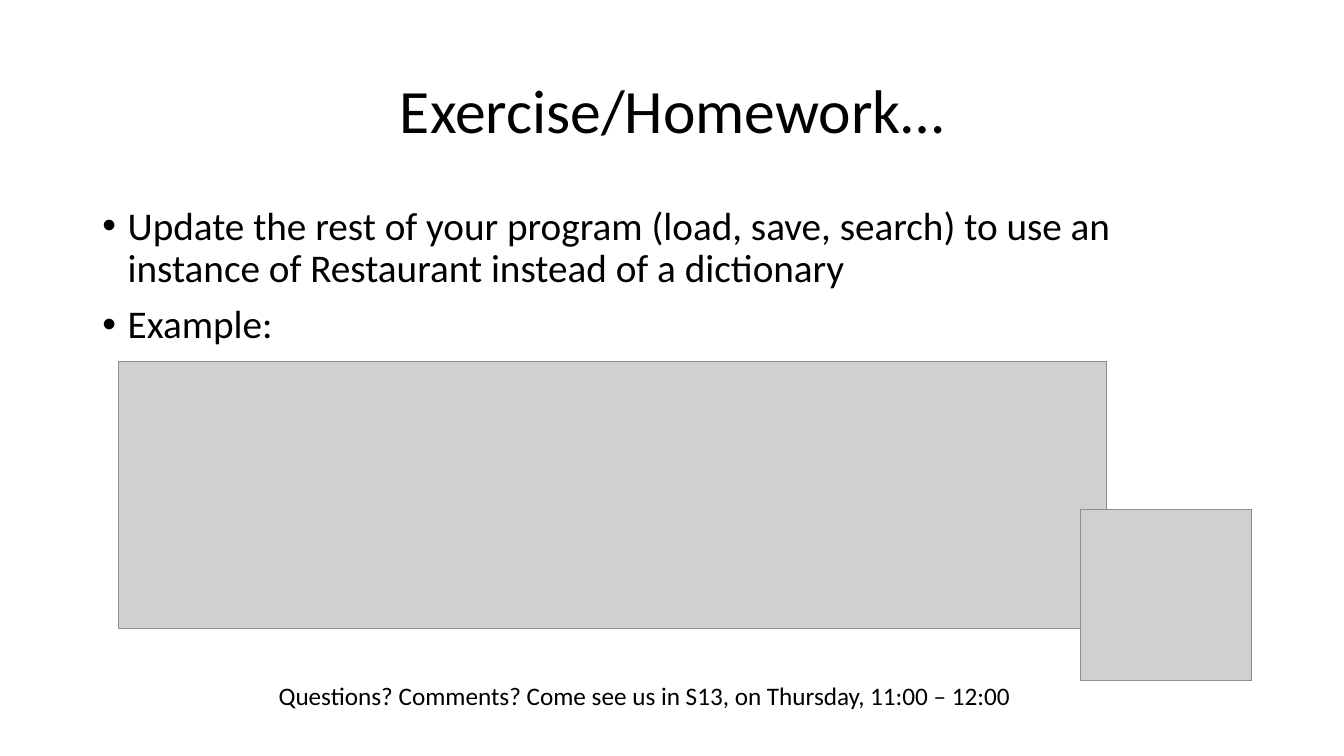
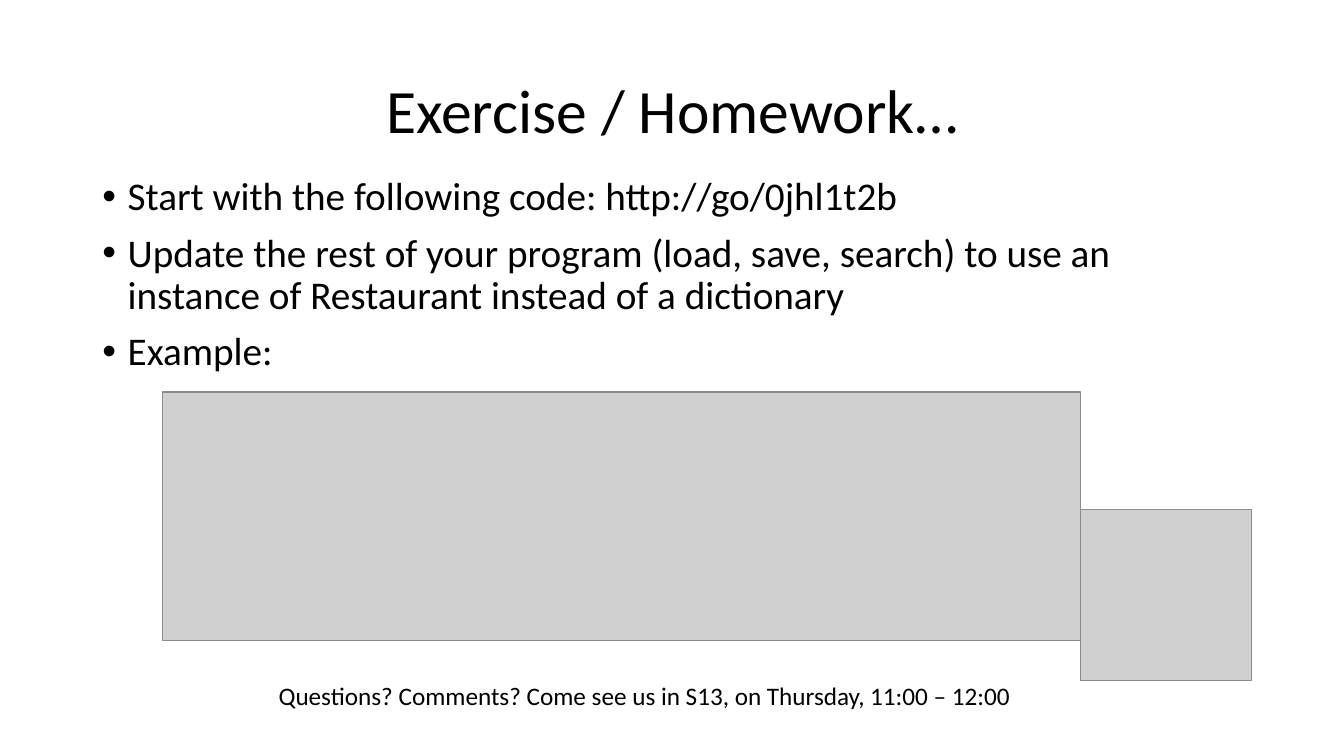
Before and after one commit to wilkotom/python_examples, a slide deck: slide 12 of Python Level 2/Lesson 3/Session 3.pptx. Drawn at 1344x756 pixels with LibreOffice and Linux fonts; fonts in the diff are those of the drawing; grey boxes stand for pictures. Boxes give left, top, right and bottom in pixels: in the first picture for what was removed or moved away, otherwise in the second. Text is boxed around its words. In the diff, an @@ line names an element or a change of style, - is before the commit and + after.

```diff
--- a/Python Level 2/Lesson 3/Session 3.pptx
+++ b/Python Level 2/Lesson 3/Session 3.pptx
@@ title at (386, 90, 958, 134): spaces changed @@
-Exercise/Homework…
+Exercise / Homework…
@@ text "Start with the following code: ...": place and size @@
-text "Start with the following code: ..." at (128, 211, 1110, 345)
+text "Start with the following code: ..." at (128, 182, 1110, 372)
@@ text at (128, 182, 897, 217): paragraph added @@
+• Start with the following code: http://go/0jhl1t2b
@@ picture: place and size @@
-picture at (119, 361, 1107, 628)
+picture at (162, 392, 1081, 640)
```
Also in this commit, not shown: 2 other slides changed, 3 other files.
